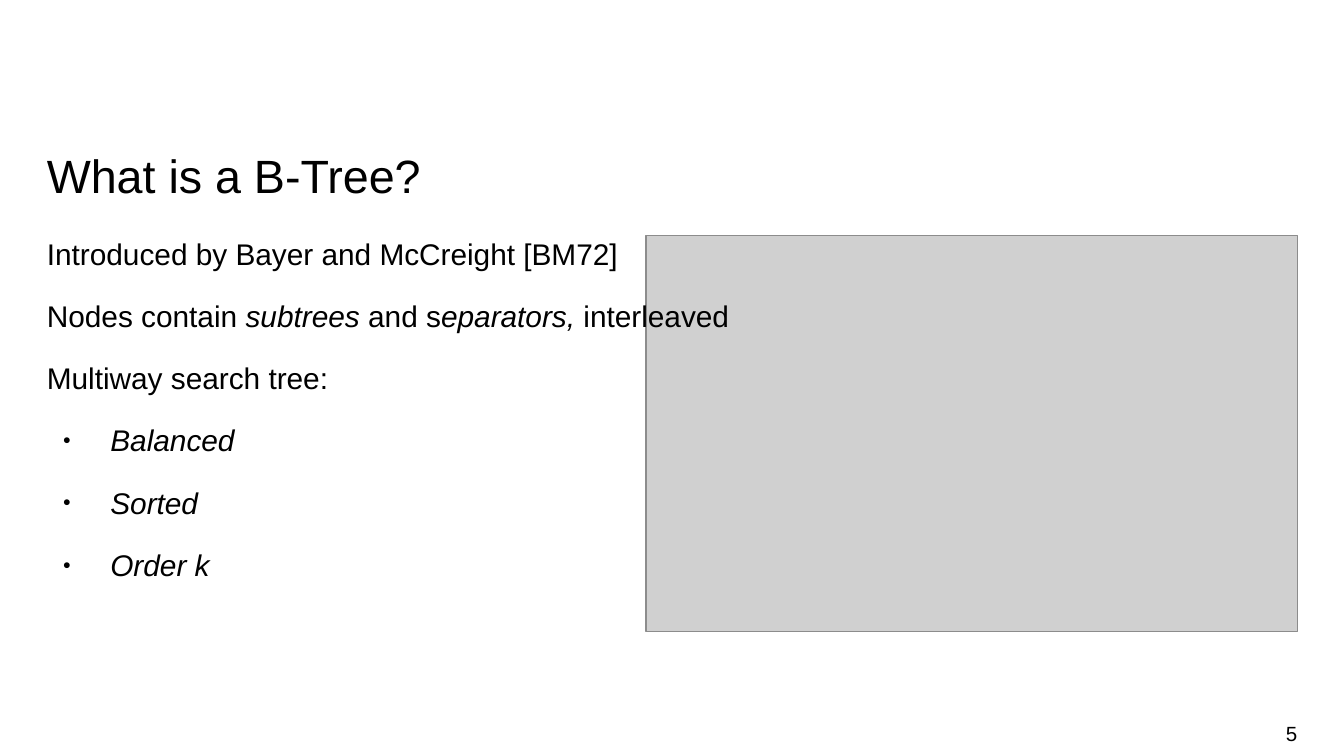
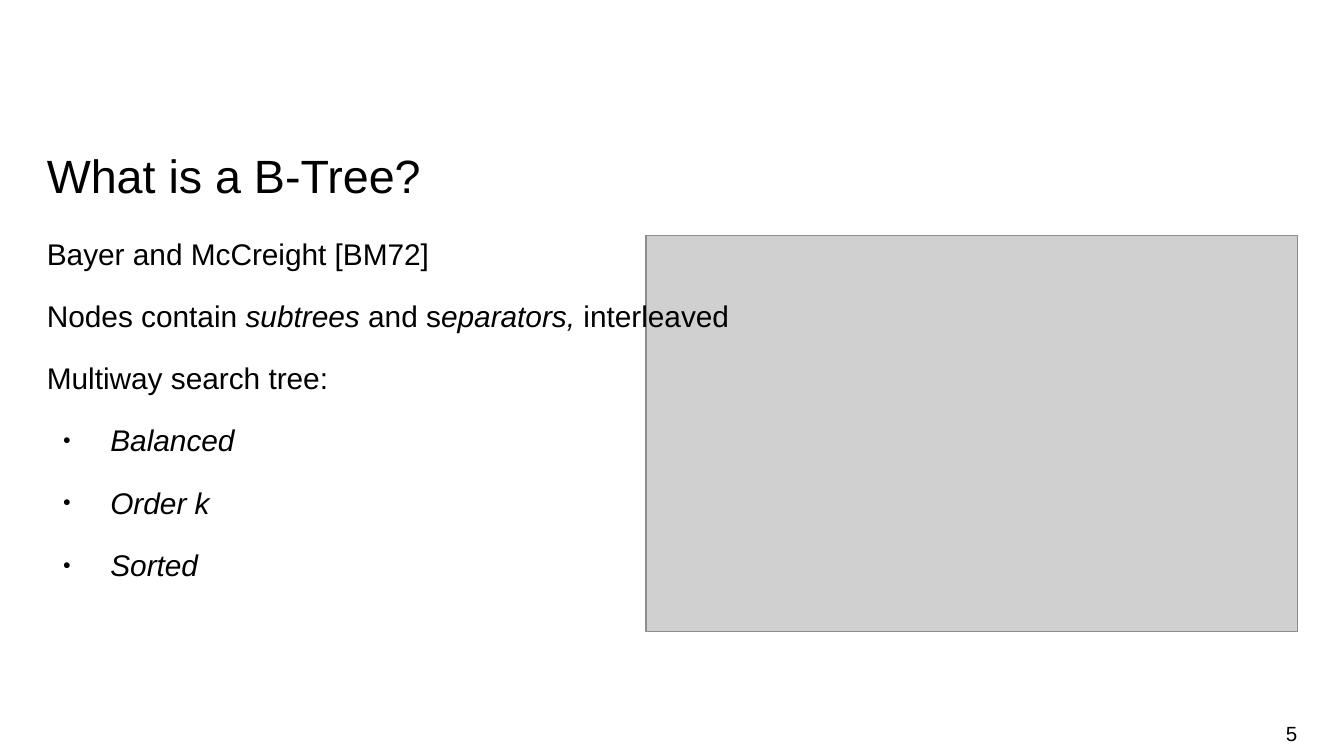
Before and after one commit to nielstron/btrees-thesis, a slide deck: slide 5 of colloqium.odp. Drawn at 1344x756 pixels with LibreOffice and Linux fonts; fonts in the diff are those of the drawing; grey boxes stand for pictures. Boxes give left, top, right and bottom in pixels: in the first picture for what was removed or moved away, otherwise in the second. Text is boxed around its words. In the diff, an @@ line names an element or a change of style, - is before the commit and + after.

```diff
--- a/colloqium.odp
+++ b/colloqium.odp
@@ text at <box>47,243,429,270</box>: text changed @@
-Introduced by Bayer and McCreight [BM72]
+Bayer and McCreight [BM72]
@@ text at <box>110,492,210,515</box>: paragraph added @@
+● Order k
@@ text at <box>110,554,210,577</box>: paragraph removed @@
-● Order k
```
Also in this commit, not shown: 3 other slides changed.
